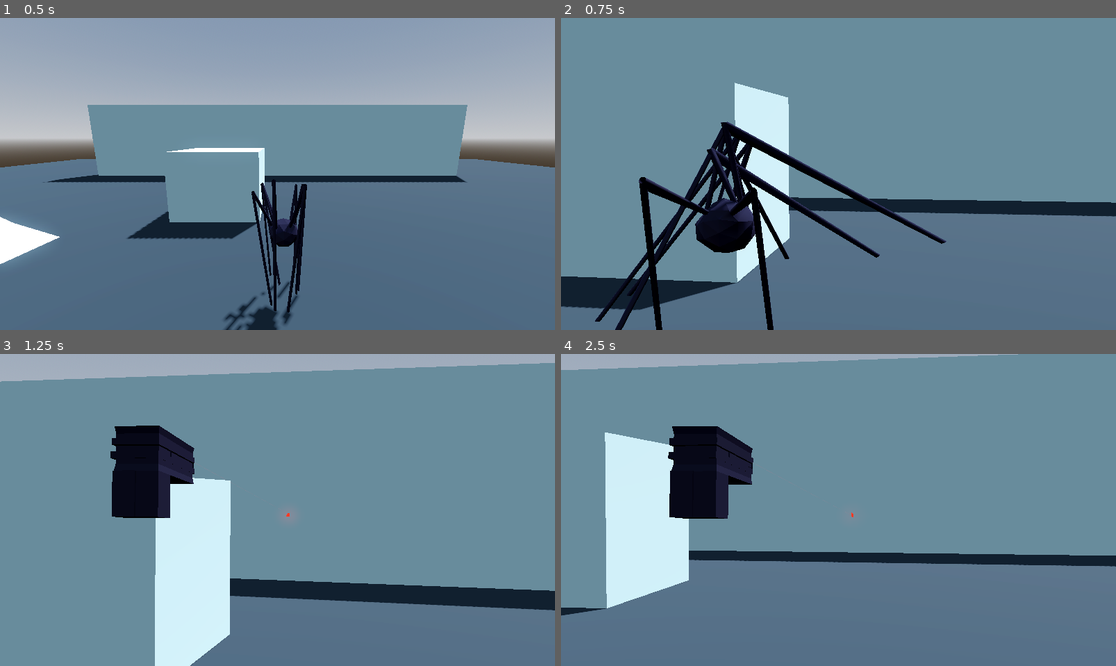
Above: before the commit, frames 1-4 (two rows, left to right).
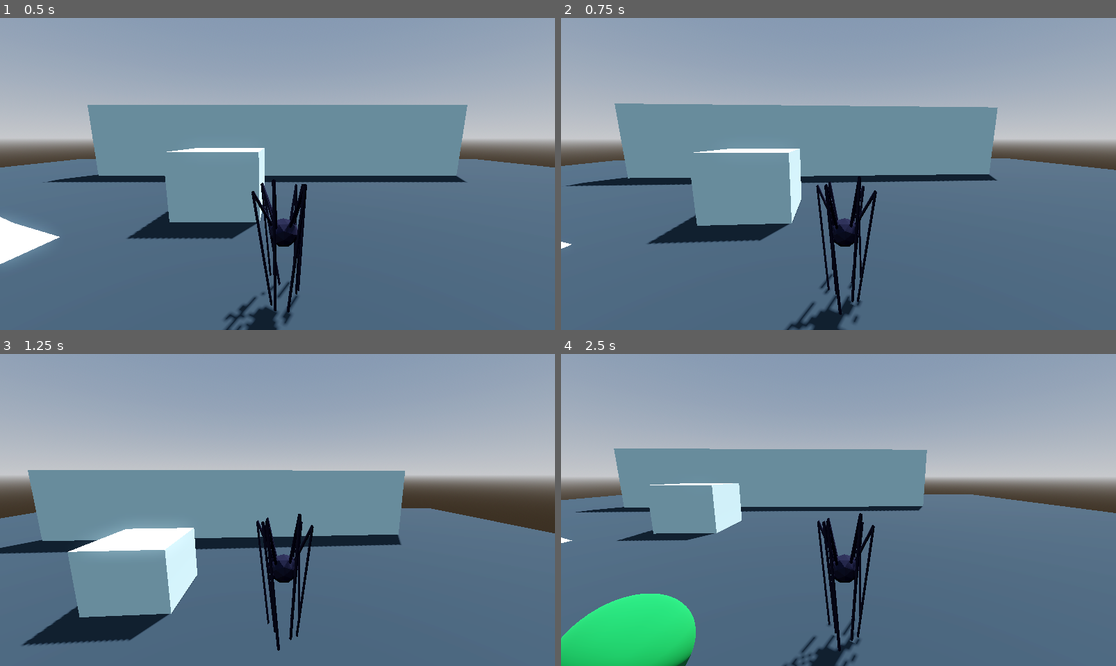
Above: after the commit, the same moments.

Repository: Peter-Pyshnyy/metamorphosis-game-jam-
Game: Godot game, scene res://main_scene.tscn
The game is run twice, just before and just after one commit, with the same random seed, the same clock (stepped at 60 frames per second) and the same inputs.
Inputs (mouse positions are in pixels of both pictures, inside the frame that each line leads up to):
- Up to frame 1 (0.5 s): no input
- Up to frame 2 (0.75 s): move the mouse to (866, 174) at 0.52 s; hold D (move_right) from 0.53 s (still down); hold Right mouse button (zoom) from 0.53 s (still down); click (866, 174) at 0.6 s
- Up to frame 3 (1.25 s): keep holding D (move_right); keep holding Right mouse button (zoom); tap Space (move_jump) at 0.77 s
- Up to frame 4 (2.5 s): move the mouse to (810, 510) at 1.27 s; release D (move_right) at 1.28 s; release Right mouse button (zoom) at 1.28 s; hold S (move_back) 1.28-2.03 s; right-click (810, 510) at 1.35 s; tap Space (move_jump) at 1.52 s; click (810, 510) at 1.55 s; move the mouse to (849, 503) at 2.02 s; hold D (move_right) from 2.03 s (still down); hold Right mouse button (zoom) from 2.03 s (still down); tap Shift (look_back) at 2.1 s

Frame 1 is identical in both runs. In frame 2, 61% of the frame differs, in the area x 0-100%, y 0-100%; in frame 3, 68%; in frame 4, 65%.

Commit message:
added bullet limit (gameplay done)

Diff:
--- a/Camera3D.gd
+++ b/Camera3D.gd
@@ -33,7 +33,7 @@
 
 # Called every frame. 'delta' is the elapsed time since the previous frame.
 func _process(delta):
-	if Input.is_action_pressed("zoom") and !Global.is_gun and !TO:
+	if Input.is_action_pressed("zoom") and !Global.is_gun and !TO and Global.bullets_left > 0:
 		is_zooming = true
 		camera.fov = lerp(camera.fov, close_fov, delta * zoom_speed)
 		spring_arm.position = spring_arm.position.lerp(close_pos, delta * zoom_speed)
--- a/Player.gd
+++ b/Player.gd
@@ -59,6 +59,7 @@
 	if Global.is_gun:
 		if Input.is_action_just_pressed("shoot"):
 			shot = true
+			Global.bullets_left -= 1
 			if(Global.is_on_target):
 				Global.target.eye_die()
 
@@ -75,7 +76,7 @@
 			deg_to_rad(35)
 		)
 
-	if Input.is_action_just_pressed("zoom"):
+	if Input.is_action_just_pressed("zoom") and Global.bullets_left > 0:
 		animation.speed_scale = 3
 		animation.play("zoom")
 	elif Input.is_action_just_released("zoom"):
